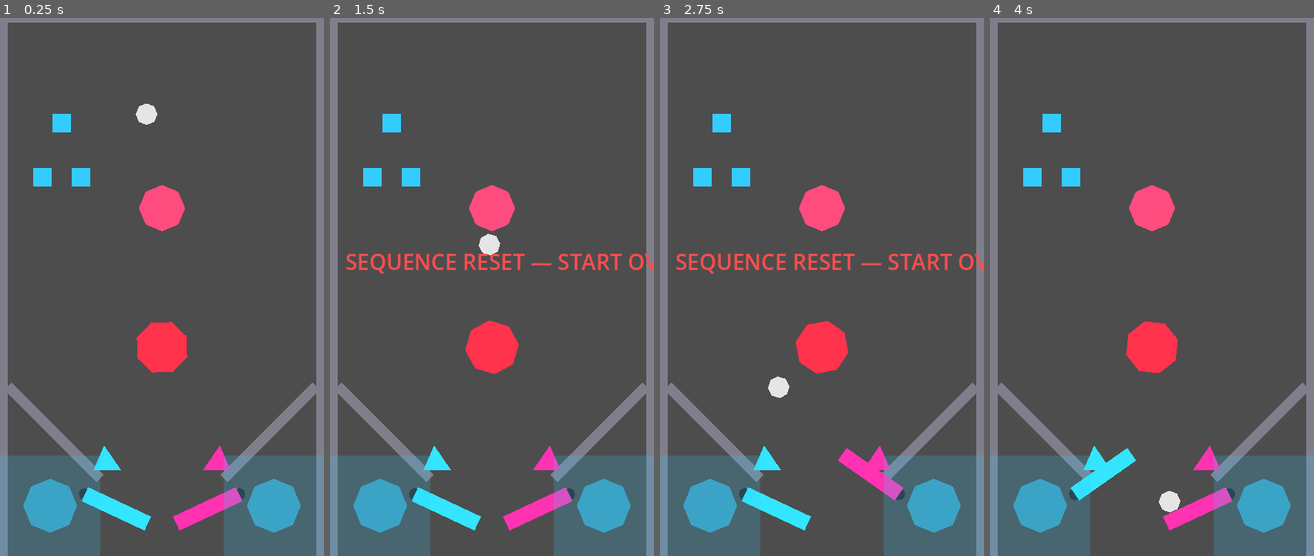
Above: before the commit, frames 1-4 (left to right).
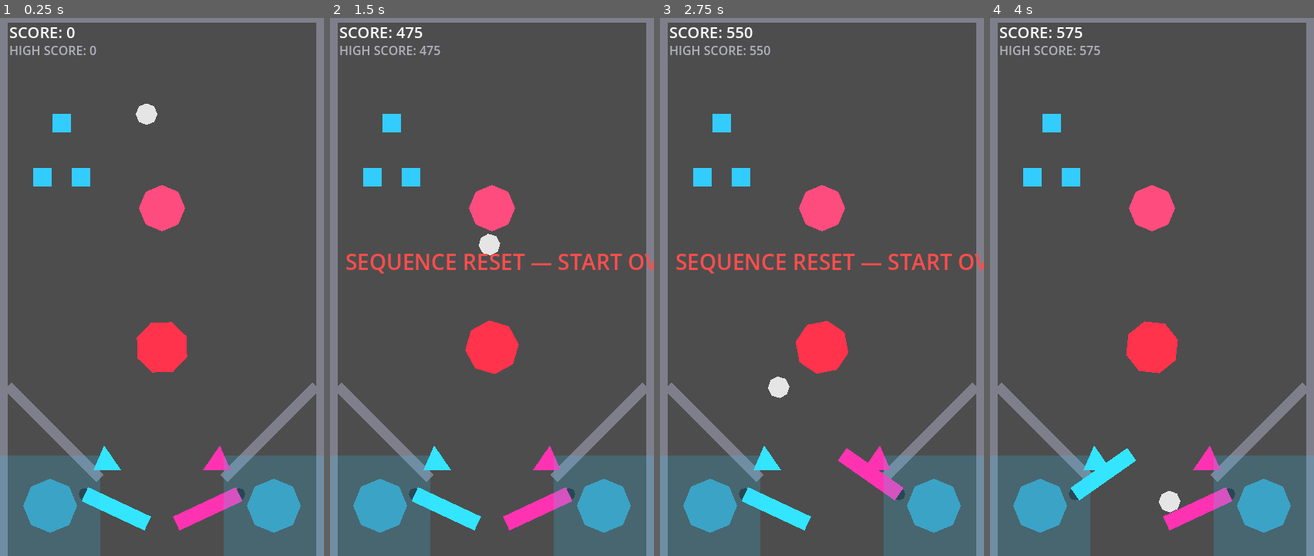
Above: after the commit, the same moments.

Repository: nobody174/pinball-adventure
Game: Godot game, scene res://tables/the_glitch/the_glitch.tscn
The game is run twice, just before and just after one commit, with the same random seed, the same clock (stepped at 60 frames per second) and the same inputs. This scene is started directly instead of the project's main scene.
Inputs (mouse positions are in pixels of both pictures, inside the frame that each line leads up to):
- Up to frame 1 (0.25 s): no input
- Up to frame 2 (1.5 s): tap Enter at 0.5 s; move the mouse to (563, 260) at 0.52 s; hold Right (flip_right) 0.53-1.25 s; tap Up (launch_ball) at 0.6 s; click (563, 260) at 0.67 s; drag from (427, 313) to (492, 206) at 1.27 s
- Up to frame 3 (2.75 s): move the mouse to (854, 168) at 2.02 s; hold Right (flip_right) from 2.03 s (still down); hold Shift from 2.03 s (still down)
- Up to frame 4 (4 s): release Right (flip_right) at 2.75 s; release Shift at 2.75 s; drag from (1135, 394) to (1051, 125) at 2.77 s; move the mouse to (1249, 367) at 3.52 s; hold Left (flip_left) from 3.53 s (still down); tap Ctrl at 3.6 s

The runs differ from the first frame. In frame 1, 0.4% of the frame differs, in the area x 3-30%, y 1-7%; in frame 2, 0.5%; in frame 3, 0.5%, in the area x 3-35%, y 1-7%; in frame 4, 0.5%.

Commit message:
feat(glitch): scoring + local high score — completes the vertical slice
Closes out the last piece GDD explicitly names for the vertical slice
("local high score") that wasn't built yet.

- autoload/GameState.gd: session score + local high-score persistence
  (user://high_scores.json). Deliberately a single autoload rather than
  GDD §11's fuller core/progression/player_progress.gd + ProgressionService
  split -- that separation exists to give Phase 4+ server sync a seam to
  attach to, which doesn't matter yet. Split it out when that's true, not
  before.
- bumper.gd: added a `kicked` signal (same pattern as slingshot.gd) so
  scoring can hook into it generically.
- the_glitch.gd: every interactive table element now scores (shader
  targets, Core charged/uncharged hits, slingshots, bumper), plus live
  score/high-score labels. No real "game over" event exists yet in this
  prototype (ball just respawns indefinitely), so the high score updates
  live rather than at an end-of-ball event that doesn't exist.

Added 6 GUT tests for GameState. 26/26 total passing.

Co-Authored-By: Claude Sonnet 5 <noreply@anthropic.com>

Diff:
--- /dev/null
+++ b/autoload/GameState.gd
@@ -0,0 +1,52 @@
+extends Node
+
+## Session score + local high-score persistence. Deliberately a single
+## autoload for now rather than the full core/progression/player_progress.gd
+## + ProgressionService split GDD §11 proposes — that separation exists to
+## give Phase 4+ server sync a seam to attach to, which doesn't matter yet.
+## Split it out when that's actually true, not before.
+
+signal score_changed(new_score: int)
+
+const SAVE_PATH := "user://high_scores.json"
+
+var score: int = 0
+
+var _high_scores: Dictionary = {} # table_id -> int
+
+func _ready() -> void:
+	_load_high_scores()
+
+func add_score(amount: int) -> void:
+	score += amount
+	score_changed.emit(score)
+
+func reset_score() -> void:
+	score = 0
+	score_changed.emit(score)
+
+func get_high_score(table_id: String) -> int:
+	return _high_scores.get(table_id, 0)
+
+## Call at the end of a ball/game. Returns true if this was a new high score.
+func submit_score(table_id: String, final_score: int) -> bool:
+	var previous: int = get_high_score(table_id)
+	if final_score <= previous:
+		return false
+	_high_scores[table_id] = final_score
+	_save_high_scores()
+	return true
+
+func _load_high_scores() -> void:
+	if not FileAccess.file_exists(SAVE_PATH):
+		return
+	var file := FileAccess.open(SAVE_PATH, FileAccess.READ)
+	var parsed: Variant = JSON.parse_string(file.get_as_text())
+	file.close()
+	if parsed is Dictionary:
+		_high_scores = parsed
+
+func _save_high_scores() -> void:
+	var file := FileAccess.open(SAVE_PATH, FileAccess.WRITE)
+	file.store_string(JSON.stringify(_high_scores))
+	file.close()
--- a/core/physics/bumper.gd
+++ b/core/physics/bumper.gd
@@ -3,6 +3,8 @@
 ## Placeholder pinball bumper. The sibling StaticBody2D handles solid
 ## collision/bounce; this Area2D adds the extra outward "kick" impulse a real
 ## bumper gives beyond passive restitution.
+
+signal kicked
 
 @export var kick_strength: float = 600.0
 
@@ -13,3 +15,4 @@
 	if direction == Vector2.ZERO:
 		direction = Vector2.UP
 	body.apply_central_impulse(direction * kick_strength)
+	kicked.emit()
--- a/project.godot
+++ b/project.godot
@@ -14,6 +14,10 @@
 config/description="A modern digital pinball game — physics-feel prototype (GDD §10a)."
 run/main_scene="res://core/physics/physics_prototype.tscn"
 config/features=PackedStringArray("4.7", "GL Compatibility")
+
+[autoload]
+
+GameState="*res://autoload/GameState.gd"
 
 [display]
 
--- a/tables/the_glitch/the_glitch.gd
+++ b/tables/the_glitch/the_glitch.gd
@@ -4,11 +4,21 @@
 ## b/c" mean and what happens when the objective completes. The objective
 ## system itself (core/objectives/) has no idea any of this exists.
 
+const TABLE_ID := "the_glitch"
+
 const SHADER_A := "shader_a"
 const SHADER_B := "shader_b"
 const SHADER_C := "shader_c"
 
+const SHADER_TARGET_POINTS := 100
+const CORE_CHARGED_HIT_POINTS := 1000
+const CORE_UNCHARGED_HIT_POINTS := 50
+const SLINGSHOT_POINTS := 25
+const BUMPER_POINTS := 50
+
 @onready var _feedback_label: Label = $Feedback/Label
+@onready var _score_label: Label = $Feedback/ScoreLabel
+@onready var _high_score_label: Label = $Feedback/HighScoreLabel
 @onready var _glitch_core: Area2D = $GlitchCore
 
 func _ready() -> void:
@@ -24,8 +34,25 @@
 	objective_completed.connect(_on_objective_completed)
 	objective_sequence_reset.connect(_on_objective_sequence_reset)
 	for target in $ShaderNodeTargets.get_children():
+		target.hit.connect(func(_id: String) -> void: GameState.add_score(SHADER_TARGET_POINTS))
 		target.hit.connect(register_target_hit)
 	_glitch_core.hit_while_charged.connect(_on_core_hit_while_charged)
+	_glitch_core.hit_while_uncharged.connect(func() -> void: GameState.add_score(CORE_UNCHARGED_HIT_POINTS))
+	$LeftSlingshot.kicked.connect(func() -> void: GameState.add_score(SLINGSHOT_POINTS))
+	$RightSlingshot.kicked.connect(func() -> void: GameState.add_score(SLINGSHOT_POINTS))
+	$PhysicsPrototype/Bumper/KickArea.kicked.connect(func() -> void: GameState.add_score(BUMPER_POINTS))
+
+	GameState.score_changed.connect(_on_score_changed)
+	GameState.reset_score()
+	_high_score_label.text = "HIGH SCORE: %d" % GameState.get_high_score(TABLE_ID)
+
+func _on_score_changed(new_score: int) -> void:
+	_score_label.text = "SCORE: %d" % new_score
+	## No real "game over" concept yet in this prototype (the ball just
+	## respawns indefinitely), so the high score is kept live-updated rather
+	## than submitted at some end-of-game event that doesn't exist yet.
+	if GameState.submit_score(TABLE_ID, new_score):
+		_high_score_label.text = "HIGH SCORE: %d" % new_score
 
 func _on_objective_completed(objective_id: String) -> void:
 	if objective_id == "shader_rebuild":
@@ -36,6 +63,7 @@
 	## Closes the repair loop: rebuild the shaders, then cash it in at the
 	## Core. Resets so the whole sequence can be run again.
 	_glitch_core.charged = false
+	GameState.add_score(CORE_CHARGED_HIT_POINTS)
 	_show_feedback("CORE STABILIZED", Color(0.2, 1, 0.5, 1))
 
 func _on_objective_sequence_reset(objective_id: String) -> void:
--- a/tables/the_glitch/the_glitch.tscn
+++ b/tables/the_glitch/the_glitch.tscn
@@ -131,3 +131,21 @@
 theme_override_font_sizes/font_size = 28
 text = "SHADER REBUILD COMPLETE"
 visible = false
+
+[node name="ScoreLabel" type="Label" parent="Feedback"]
+offset_left = 12.0
+offset_top = 8.0
+offset_right = 220.0
+offset_bottom = 34.0
+theme_override_colors/font_color = Color(1, 1, 1, 1)
+theme_override_font_sizes/font_size = 20
+text = "SCORE: 0"
+
+[node name="HighScoreLabel" type="Label" parent="Feedback"]
+offset_left = 12.0
+offset_top = 34.0
+offset_right = 260.0
+offset_bottom = 60.0
+theme_override_colors/font_color = Color(0.7, 0.7, 0.75, 1)
+theme_override_font_sizes/font_size = 16
+text = "HIGH SCORE: 0"
--- /dev/null
+++ b/test/unit/test_game_state.gd
@@ -0,0 +1,43 @@
+extends GutTest
+
+## GameState is an autoload (global singleton) — tests drive it directly
+## rather than instantiating a fresh copy, so each test resets what it
+## touches instead of assuming a blank slate.
+
+const TEST_TABLE_ID := "__test_table__"
+
+func after_each() -> void:
+	GameState.reset_score()
+
+func test_add_score_accumulates() -> void:
+	GameState.reset_score()
+	GameState.add_score(100)
+	GameState.add_score(50)
+	assert_eq(GameState.score, 150)
+
+func test_add_score_emits_signal_with_new_total() -> void:
+	GameState.reset_score()
+	watch_signals(GameState)
+	GameState.add_score(100)
+	assert_signal_emitted_with_parameters(GameState, "score_changed", [100])
+
+func test_reset_score_zeroes_and_emits() -> void:
+	GameState.add_score(500)
+	watch_signals(GameState)
+	GameState.reset_score()
+	assert_eq(GameState.score, 0)
+	assert_signal_emitted_with_parameters(GameState, "score_changed", [0])
+
+func test_unknown_table_has_zero_high_score() -> void:
+	assert_eq(GameState.get_high_score(TEST_TABLE_ID), 0)
+
+func test_submit_score_becomes_new_high_score_when_higher() -> void:
+	var is_new: bool = GameState.submit_score(TEST_TABLE_ID, 1000)
+	assert_true(is_new)
+	assert_eq(GameState.get_high_score(TEST_TABLE_ID), 1000)
+
+func test_submit_score_does_not_overwrite_a_higher_existing_score() -> void:
+	GameState.submit_score(TEST_TABLE_ID, 1000)
+	var is_new: bool = GameState.submit_score(TEST_TABLE_ID, 500)
+	assert_false(is_new)
+	assert_eq(GameState.get_high_score(TEST_TABLE_ID), 1000)
Not shown, added: autoload/GameState.gd.uid
Not shown, added: test/unit/test_game_state.gd.uid
Not shown, changed: docs/PROGRESS.md
